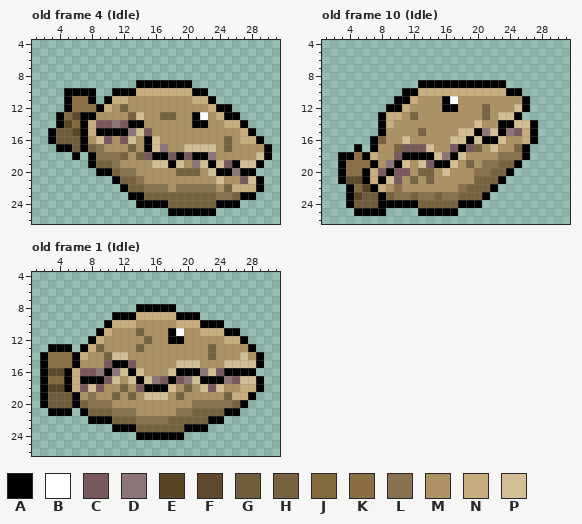
File history of a pixel-art file, Sprites and Backdrops/Aseprite/Scallop.aseprite. This is how it looked before the edit.
32x32 pixels, 12 frames. Shown: old frame 4 (Idle): x 1..31, y 4..26; old frame 10 (Idle): x 1..31, y 4..26; old frame 1 (Idle): x 1..31, y 4..26. The commit also changed other frames, which this record leaves out.
Palette (. is transparent): A #000000  B #ffffff  C #79595c  D #8c7477  E #594524  F #5e4a2a  G #705c3a  H #786340  J #82693e  K #8a6f45  L #87724d  M #ad9363  N #c7ac7d  P #d4bf95
Pixels before, old frame 4 (Idle), first column x 3:
 9 ...........AAAAAAA..........
10 ..AAAA..AAANNNNNNNAA........
11 ..AKKA.ANNMMMMMMMMNNA.......
12 ..AKKKANMHMMMMMMMMMMNAA.....
13 .AJFAAMMMMHPMMHHMMABMNAA....
14 .AEJANCCDCAAMMMMMMAAMMNNA...
15 AGGEANAAAADPCMMMMMMMMMMMNA..
16 AGGGAMPCMCPMAPMMMMMMMMHMNNA.
17 .AAGAHLMMMHMAPDMMPPPPMHMMMMA
18 ...A.ALLLHMHCAACACAADMMMMMPA
19 .....AHHLMMMMPPAPMDPAPCAPPA.
20 ......AAHLLMMMMMHHHMPAADAA..
21 ........AHHLMMMMMMMMMPMMCPA.
22 .........AHHLLLMLLLLLMHNNNA.
23 ..........AAHHHHHHHHHLLHAA..
24 ...........AAAAHHHHHHAAA....
25 ...............AAAAAA.......
Pixels before, old frame 10 (Idle), first column x 3:
 9 ..........AAAAAAAAAAA....
10 ........AANNNNNNNNNNNAA..
11 .......AANMMMABMMMMMMMMA.
12 ......AANMMMMAAMMMHMMMPA.
13 .....ANNMHMMMMMMMMHMPPA..
14 .....ANMMMMMMMMMMPMMAAPPA
15 .....AMMMMHMMMMPPADPADCNA
16 ....AHMMPMMMMMPPAPAAPMMNA
17 ..A.AMMHCCCPMMCACHMPMMHA.
18 AAKANMMCAAAAPDAPMMMMLLLA.
19 AKKKAMDAPMPCAAPMHMLLHHA..
20 AKKANCACCMHHMPMMMLLHHA...
21 AFFANAPCMHMHMMMMMHHHA....
22 .AJEANMLMMMMMMMLHHHA.....
23 .AEGGAHLLHLLHLLHHHA......
24 .AGGGAAAAAHHHHHAAA.......
25 ..AAAA....AAAAA..........
Pixels before, old frame 1 (Idle), first column x 2:
 8 ............AAAAA...........
 9 .........AAANNNNNAAA........
10 ........ANNNMMMMMNNNAAA.....
11 .......ANMMMHMMMABMMNNNAA...
12 ......ANMMMMMHMMAAMMMMMNNA..
13 .AAA.ANHMMMMHMMMMMMMMHMMMMA.
14 AKKKANMMHPPMMMMMMMMMMHMMMPMA
15 AKKKAMMMCAACMMMMMPPPMMMPPPPA
16 AFFANCCDADPAPMMMPAAADPCAAAA.
17 AJJANAAACPMPAPDCACDPAAADCPPA
18 AEEANCPCMMHMCAAAPMHMPCPMMNNA
19 AGGGAMLMMHMHMPPPMHMMMMMHNNA.
20 AGGGAHLLLMMMMMMMMMMLLLLLHA..
21 .AAA.AHHHLLLMMMMMLLHHHHAA...
22 ......AAAHHHLLLLHHHHHAA.....
23 .........AAAHHHHHHAAA.......
24 ............AAAAAA..........
New version:
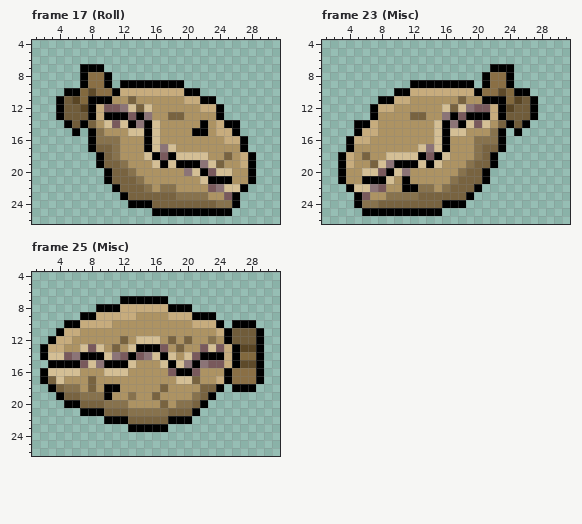
A new or re-ordered frame is compared with the old frame closest to it.
Message: Roll Animation
The exact change:
frames 12 -> 27
Changed rows in their new state; - is an unchanged pixel.
Frame 17 (Roll) is new; against old frame 4 (Idle):
first column x 3:
 7 ----AAA---------------------
 8 ----AKKA--------------------
 9 ----AKKA-AA------.----------
10 ----JFKK-NN------A-.--------
11 -AGEJ-A-MMH------N-A--------
12 -AGGEANCCDPHP------N--.-----
13 --GGG-NAAACAD-M-H-MM-A..----
14 -.AG-HMPCP-DAP----M--NAA.---
15 ...A.ALMMMP-AP----AA-NNA..--
16 .....ALLLMM-----------NNA..-
17 -....AHHL-M----P-MMMM-M-A...
18 ---.-.AH-M-MP-CAPPPPM-H-NA..
19 -----.A-HL----APAAADPHMMNA.-
20 ------.--H------MDPACPPMM---
21 -------AH----------PAAA-MA.-
22 --------AH---M-LMMMMCDPPA..-
23 ---------AHH----LLLLMMCA..--
24 ----------A--HH------LL-----
25 -------------AA------AA-----
Frame 23 (Misc) is new; against old frame 10 (Idle):
first column x 4:
 7 ------------------AAA---
 8 -----------------AKKA---
 9 --------A-------.-KKA---
10 ------A-N-------AKKFJ-A-
11 ----AANNM---MMH--AAAJEGA
12 ---ANNMM----PHPDCCNAEGGA
13 ---AMMM--H--DACAAANAGGGA
14 -AANMM-----PADAPCP-H-GA.
15 -ANNM----M-PAP-MMML-.A..
16 ANNMM--M---PAMMMLLLA....
17 AMMM--MMMPDPAMMMLHHA...-
18 NMHM-PPPP-CAPMM-LHA....-
19 NMMHP--AA-APMM-LHHA...--
20 MMPP--PD-MM-M-LHHA...---
21 MM-A--MAM-M--LHH-A..----
22 -PPDC-MAALL-LHH-A..-----
23 .ACMML--LHH-HH-A..------
24 .ALLHHHHH---AA-..-------
25 -.---AAAA---..----------
Frame 25 (Misc) is new; against old frame 1 (Idle):
first column x 2:
 7 ----------AAAAAA------------
 8 -------AAANNNNNN-AA---------
 9 -----AANNNNNMMMM-NN-AA------
10 ---AANNNNMMM-----MM-NN--AAA-
11 --ANNMMMM---M---MM--MM--GGGA
12 -ANNMMMM--H-PPP-HMH--L-AGGGA
13 ANNMMPCP-H-PAAAC-H--CPCNAEEA
14 -PPCDAAAPDCACDPAP-PCAAANAJJ-
15 .AAA-CPDA--P---PA-DADCCNAFF-
16 -PPPPMMMPP-MM---C--CMMM-KKKA
17 -HPMMMHMMM-MMMMMMPPHMMNAKKK-
18 .AHLLMHMAAM-MMMHM-M-HHA.AAA.
19 ..AHHL-LAM-L-MHM-M-LHA.....-
20 ...A--HH-LL----H-LLHA.....--
21 -...--AA-HH-LLLLHHHA.....---
22 ------..-AA-HHHHAAA....-----
23 ---------..-AAAA.....-------
24 ------------......----------
Changed places in both pictures, as pixel boxes (x1, y1, x2, y2):
changed: (48, 64, 272, 216)
changed: (346, 64, 538, 216)
changed: (40, 296, 264, 440)
